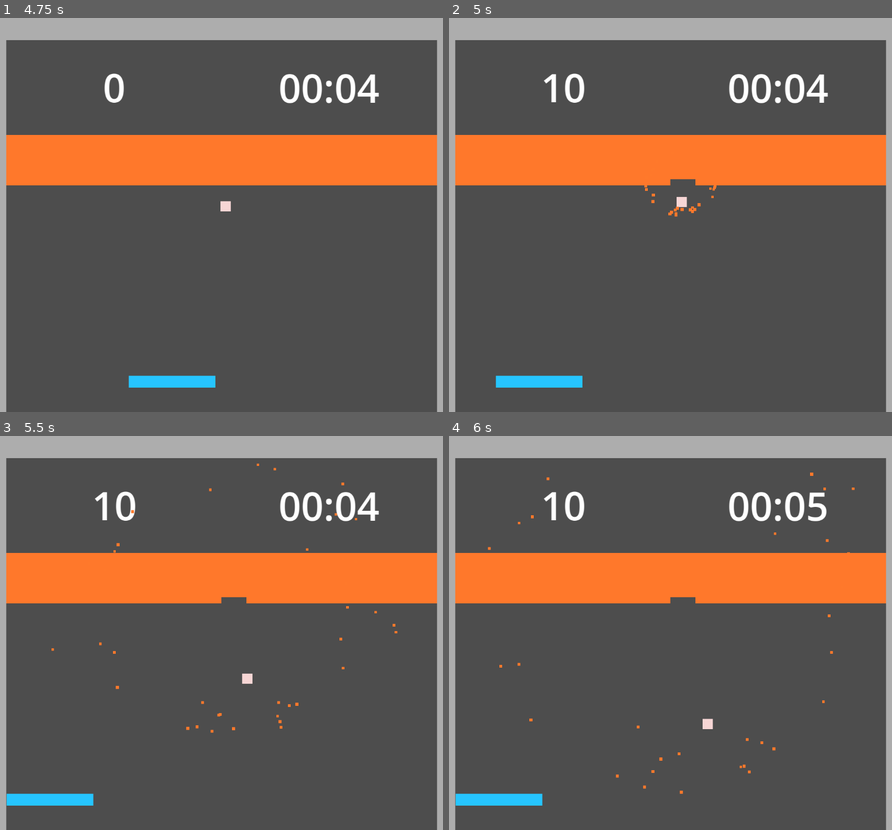
Above: before the commit, frames 1-4 (two rows, left to right).
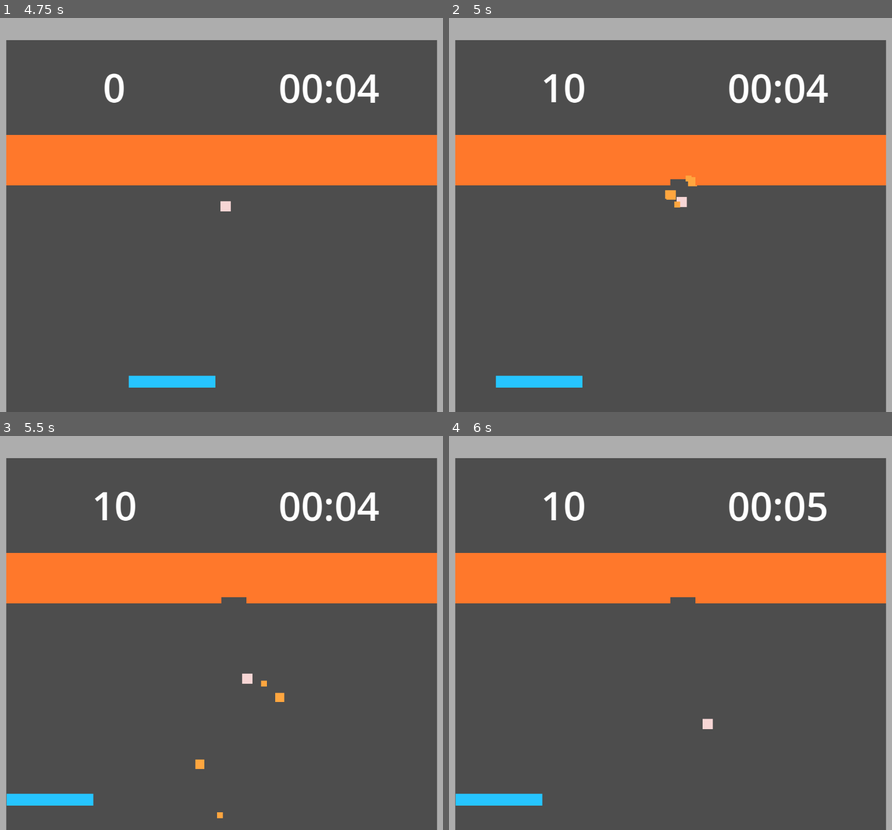
Above: after the commit, the same moments.

Repository: KeiGar/OrbFall
Game: Godot game, scene res://scenes/menus/main_menu_controls.tscn
The game is run twice, just before and just after one commit, with the same random seed, the same clock (stepped at 60 frames per second) and the same inputs.
Inputs:
- Up to frame 1 (4.75 s): click "Game Start" at 0.5 s; tap Enter at 1.25, 2.1, 2.75, 3.6, 4.25 s; hold D (player_moveRight) 1.28-2.03 s; hold Enter 1.28-2.03 s; tap Space at 2, 3.5 s; hold Shift (slow_down_time) 2.03-2.78 s; hold Enter 2.78-3.53 s; hold D (player_moveRight) 2.78-4.28 s; hold A (player_moveLeft) from 4.28 s (still down); hold Enter from 4.28 s (still down)
- Up to frame 2 (5 s): keep holding A (player_moveLeft); keep holding Enter
- Up to frame 3 (5.5 s): keep holding A (player_moveLeft); release Enter at 5.03 s; tap Enter at 5.1 s
- Up to frame 4 (6 s): release A (player_moveLeft) at 5.78 s; hold Shift (slow_down_time) from 5.78 s (still down); hold Enter from 5.78 s (still down)

Frame 1 is identical in both runs. In frame 2, 0.2% of the frame differs, in the area x 44-61%, y 39-51%; in frame 3, 0.3%, in the area x 11-90%, y 7-98%; in frame 4, 0.2%.

Commit message:
tweaked particel system to look like genuine brick destruction

Diff:
--- a/scenes/game_assets/brick.tscn
+++ b/scenes/game_assets/brick.tscn
@@ -9,18 +9,19 @@
 lifetime_randomness = 0.45
 particle_flag_disable_z = true
 spread = 180.0
-initial_velocity_min = 681.98
-initial_velocity_max = 897.39996
-gravity = Vector3(0, 1, 0)
-scale_min = 6.0
-scale_max = 8.0
-color = Color(1, 0.4745098, 0.16862746, 1)
+initial_velocity_min = 205.95
+initial_velocity_max = 421.37
+gravity = Vector3(0, 2000, 0)
+scale_min = 12.849999
+scale_max = 25.13
+color = Color(1.353256, 0.6515752, 0.24533898, 1)
 turbulence_enabled = true
 turbulence_noise_strength = 14.78
 turbulence_noise_scale = 1.486
 
 [node name="Brick" type="StaticBody2D"]
 script = ExtResource("1_0fgdg")
+particle_lifetime = 1.0
 
 [node name="Polygon2D" type="Polygon2D" parent="."]
 color = Color(1, 0.474333, 0.17, 1)
@@ -31,9 +32,13 @@
 
 [node name="BrickDestructionParticles" type="GPUParticles2D" parent="."]
 emitting = false
-amount = 40
-lifetime = 1.6500000000000001
+amount = 5
+lifetime = 0.55
 one_shot = true
 explosiveness = 1.0
+randomness = 0.75
+use_fixed_seed = true
+seed = 134888256
 fixed_fps = 10
+fract_delta = false
 process_material = SubResource("ParticleProcessMaterial_0fgdg")
--- a/scripts/game_assets/brick.gd
+++ b/scripts/game_assets/brick.gd
@@ -1,7 +1,7 @@
 extends StaticBody2D
 
 @export var max_health: int = 1
-@export var particle_lifetime: float = 1.6
+@export var particle_lifetime: float = 0.5
 @onready var brick_destruction_particles: GPUParticles2D = $BrickDestructionParticles
 @onready var collision_shape: CollisionShape2D = $CollisionShape2D
 @onready var polygon: Polygon2D = $Polygon2D
